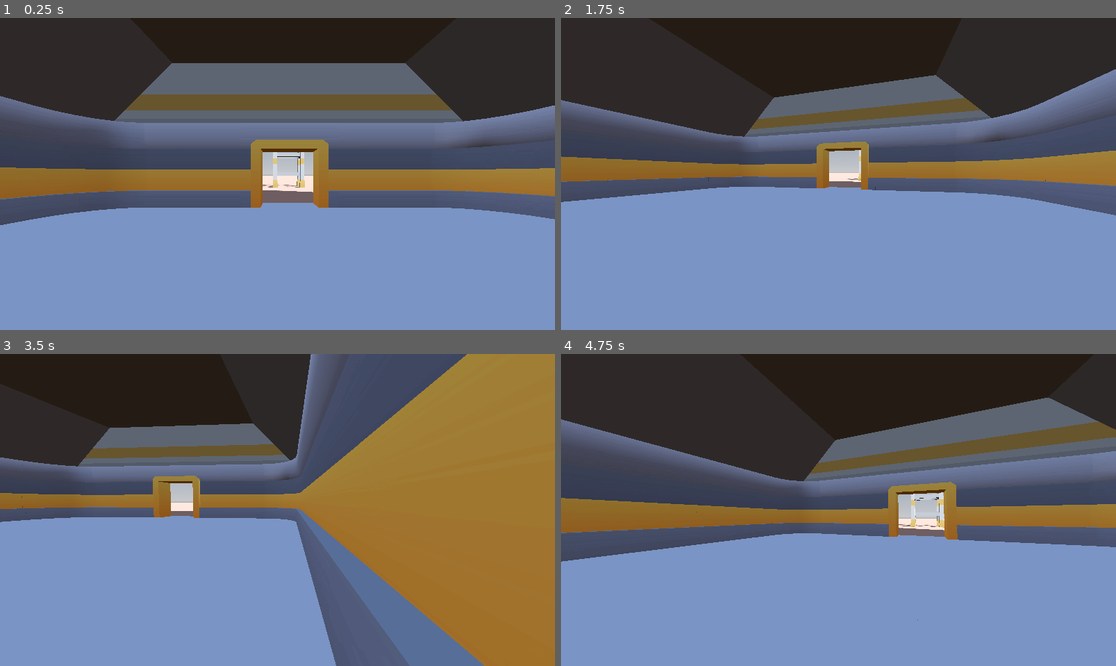
Above: before the commit, frames 1-4 (two rows, left to right).
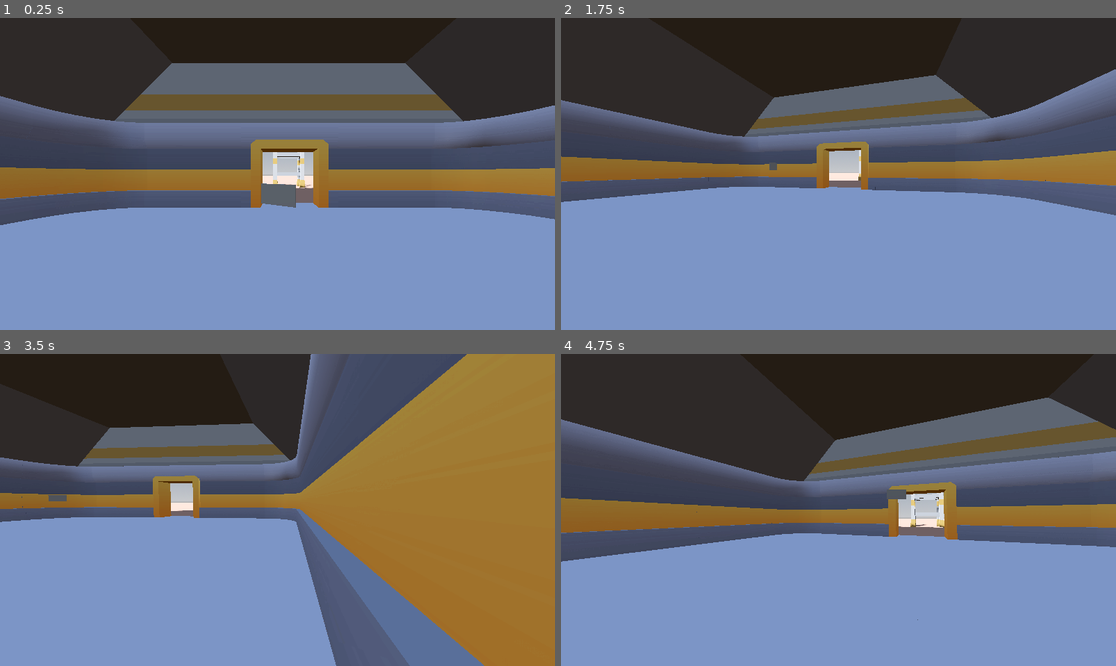
Above: after the commit, the same moments.

Repository: jnguyen2207/MeepmorpsJourney
Game: Godot game, scene res://game.tscn
The game is run twice, just before and just after one commit, with the same random seed, the same clock (stepped at 60 frames per second) and the same inputs.
Inputs (mouse positions are in pixels of both pictures, inside the frame that each line leads up to):
- Up to frame 1 (0.25 s): no input
- Up to frame 2 (1.75 s): move the mouse to (866, 174) at 0.52 s; hold Right (ui_right) 0.53-1.28 s; hold Shift (sprint) 0.53-1.28 s; move the mouse to (810, 174) at 1.27 s; hold Left (ui_left) from 1.28 s (still down); tap Shift (sprint) at 1.35 s
- Up to frame 3 (3.5 s): move the mouse to (288, 503) at 2.02 s; release Left (ui_left) at 2.03 s; hold Shift (sprint) 2.03-2.78 s; hold Right (ui_right) from 2.03 s (still down); move the mouse to (271, 516) at 2.77 s; tap Shift (sprint) at 2.85 s
- Up to frame 4 (4.75 s): move the mouse to (877, 513) at 3.52 s; release Right (ui_right) at 3.53 s; hold Shift (sprint) 3.53-4.28 s; hold Left (ui_left) from 3.53 s (still down); move the mouse to (794, 506) at 4.27 s; tap Shift (sprint) at 4.35 s

The runs differ from the first frame. In frame 1, 0.3% of the frame differs, in the area x 47-57%, y 42-61%; in frame 2, less than 0.1%; in frame 3, less than 0.1%; in frame 4, 0.2%.

Commit message:
21/08/24

Diff:
--- /dev/null
+++ b/Global Scripts n Scenes/audioManager.gd
@@ -0,0 +1,34 @@
+extends Node
+
+var num_players = 8
+var bus = "master"
+
+var available = []  # The available players.
+var queue = []  # The queue of sounds to play.
+
+
+func _ready():
+	# Create the pool of AudioStreamPlayer nodes.
+	for i in num_players:
+		var player = AudioStreamPlayer.new()
+		add_child(player)
+		available.append(player)
+		player.finished.connect(_on_stream_finished.bind(player))
+		player.bus = bus
+
+
+func _on_stream_finished(stream):
+	# When finished playing a stream, make the player available again.
+	available.append(stream)
+
+
+func play(sound_path):
+	queue.append(sound_path)
+
+
+func _process(delta):
+	# Play a queued sound if any players are available.
+	if not queue.is_empty() and not available.is_empty():
+		available[0].stream = load(queue.pop_front())
+		available[0].play()
+		available.pop_front()
--- /dev/null
+++ b/Global Scripts n Scenes/audioManager.tscn
@@ -0,0 +1,6 @@
+[gd_scene load_steps=2 format=3 uid="uid://csaudwlttelua"]
+
+[ext_resource type="Script" path="res://Global Scripts n Scenes/audioManager.gd" id="1_rbv11"]
+
+[node name="audiomanager" type="Node"]
+script = ExtResource("1_rbv11")
--- /dev/null
+++ b/Global Scripts n Scenes/keycardchecker.gd
@@ -0,0 +1,3 @@
+extends Node
+
+var keycard_picked_up = false
--- /dev/null
+++ b/Global Scripts n Scenes/keycardchecker.tscn
@@ -0,0 +1,6 @@
+[gd_scene load_steps=2 format=3 uid="uid://duf1ulp2trpw4"]
+
+[ext_resource type="Script" path="res://Global Scripts n Scenes/keycardchecker.gd" id="1_w5uml"]
+
+[node name="keycardchecker" type="Node"]
+script = ExtResource("1_w5uml")
--- a/game.tscn
+++ b/game.tscn
@@ -1,6 +1,6 @@
 [gd_scene load_steps=20 format=3 uid="uid://c10ln654qai8y"]
 
-[ext_resource type="Script" path="res://player.gd" id="1_gmsjb"]
+[ext_resource type="Script" path="res://scripts/player.gd" id="1_gmsjb"]
 [ext_resource type="PackedScene" uid="uid://d0d6tybvjgypp" path="res://models used/terrain.tscn" id="2_mfq1y"]
 [ext_resource type="PackedScene" uid="uid://dhx8dkxxgogay" path="res://models used/rock_crystals_large_b.tscn" id="3_m4k31"]
 [ext_resource type="PackedScene" uid="uid://dxhxe8kemb0ok" path="res://models used/alien.tscn" id="4_wtfka"]
@@ -12,6 +12,7 @@
 [ext_resource type="PackedScene" uid="uid://o5ok5yfg0e4k" path="res://models used/wall_door_wide_banner_2.tscn" id="10_gniao"]
 [ext_resource type="PackedScene" uid="uid://df605kbn3wdud" path="res://models used/corridor_roof_2.tscn" id="11_5a28u"]
 [ext_resource type="PackedScene" uid="uid://bv4egda6y13ie" path="res://models used/corridor_wall_2.tscn" id="12_0aery"]
+[ext_resource type="PackedScene" uid="uid://cmpusgs6psw8k" path="res://models used/key.tscn" id="14_7qf4f"]
 [ext_resource type="PackedScene" uid="uid://b804wdhubim6h" path="res://models used/supports_high_2.tscn" id="14_e5tkb"]
 
 [sub_resource type="ProceduralSkyMaterial" id="ProceduralSkyMaterial_gtab6"]
@@ -32,15 +33,13 @@
 [sub_resource type="ConvexPolygonShape3D" id="ConvexPolygonShape3D_xqvyt"]
 points = PackedVector3Array(-0.125207, -0.532801, -0.480507, 0.0227831, 0.47607, 0.498884, 0.169713, 0.559144, 0.464172 …(924 unchanged characters)…
 
-[sub_resource type="CapsuleShape3D" id="CapsuleShape3D_7nn1i"]
-
 [node name="game" type="Node3D"]
 
 [node name="WorldEnvironment" type="WorldEnvironment" parent="."]
 environment = SubResource("Environment_u4xrp")
 
 [node name="DirectionalLight3D" type="DirectionalLight3D" parent="."]
-transform = Transform3D(0.710834, -0.419524, 0.564548, -0.0173374, 0.79195, 0.61034, -0.703146, -0.443639, 0.555671, 24.8149, 22.94, 25.0352)
+transform = Transform3D(0.943014, 0.215829, -0.253263, -0.0173374, 0.79195, 0.61034, 0.332301, -0.571168, 0.750562, -7.77796, 22.94, 25.0352)
 shadow_enabled = true
 
 [node name="player" type="CharacterBody3D" parent="."]
@@ -63,12 +62,6 @@
 current = true
 fov = 92.5
 
-[node name="Area3D" type="Area3D" parent="player"]
-
-[node name="CollisionShape3D" type="CollisionShape3D" parent="player/Area3D"]
-transform = Transform3D(1.65204, 0, 0, 0, 1, 0, 0, 0, 1.35061, 0, 1.04066, 0)
-shape = SubResource("CapsuleShape3D_7nn1i")
-
 [node name="enviroment" type="Node3D" parent="."]
 
 [node name="terrain2" parent="enviroment" instance=ExtResource("2_mfq1y")]
@@ -205,3 +198,6 @@
 
 [node name="wall-door-wide-banner2" parent="enviroment" instance=ExtResource("10_gniao")]
 transform = Transform3D(1, 0, 0, 0, 1, 0, 0, 0, 1, -8.5, 0, 20.655)
+
+[node name="key" parent="." instance=ExtResource("14_7qf4f")]
+transform = Transform3D(2.341, 0, 0, 0, 2.341, 0, 0, 0, 2.341, -9, 1.40259, 27)
--- /dev/null
+++ b/models used/key.gd
@@ -0,0 +1,39 @@
+extends Area3D
+
+# Signal to notify when the keycard is picked up
+signal picked_up
+
+# Variables to control the bobbing motion
+var bobbing_speed = 3.5
+var bobbing_height = 0.25
+var initial_position
+
+# Rotation speed
+var rotation_speed = Vector3(0, 10, 0)  # Rotating around the Y-axis
+
+func _ready():
+	initial_position = global_transform.origin
+	if Global.keycard_picked_up:
+		queue_free()  # The keycard was already picked up, so remove it
+
+func _process(delta):
+	# Rotate and bob the keycard
+	rotate_object_local(Vector3(0, 1, 0), rotation_speed.y * delta)
+	var new_y = initial_position.y + sin(Time.get_ticks_msec() / 1000.0 * bobbing_speed) * bobbing_height
+	global_transform.origin.y = new_y
+
+func _on_body_entered(body):
+	if body.name == "player":
+		#Plays sound fx
+		AudioManager.play("res://soundfx/click.mp3")
+
+		#Tells the game that the kaycard has been picked up
+		Global.keycard_picked_up = true
+
+		#emit signal and removes the original keycard
+		emit_signal("picked_up")
+		get_parent().queue_free()
+
+
+func _on_picked_up():
+	pass # Replace with function body.
--- /dev/null
+++ b/models used/key.tscn
@@ -0,0 +1,24 @@
+[gd_scene load_steps=5 format=3 uid="uid://cmpusgs6psw8k"]
+
+[ext_resource type="Script" path="res://models used/key.gd" id="1_8kprv"]
+[ext_resource type="AudioStream" uid="uid://comhkasqc0dsb" path="res://soundfx/click.mp3" id="2_5kroq"]
+
+[sub_resource type="BoxMesh" id="BoxMesh_agklc"]
+
+[sub_resource type="SphereShape3D" id="SphereShape3D_3pr5d"]
+
+[node name="keycard" type="Area3D"]
+script = ExtResource("1_8kprv")
+
+[node name="MeshInstance3D" type="MeshInstance3D" parent="."]
+transform = Transform3D(0.19376, 0, 0, 0, 0.0957652, 0, 0, 0, 0.00823262, 0, 0, 0)
+mesh = SubResource("BoxMesh_agklc")
+
+[node name="CollisionShape3D" type="CollisionShape3D" parent="."]
+transform = Transform3D(0.234513, 0, 0, 0, 0.234513, 0, 0, 0, 0.234513, 0, 0, 0)
+shape = SubResource("SphereShape3D_3pr5d")
+
+[node name="AudioStreamPlayer3D" type="AudioStreamPlayer3D" parent="."]
+stream = ExtResource("2_5kroq")
+
+[connection signal="body_entered" from="." to="." method="_on_body_entered"]
--- a/models used/keycard.tscn
+++ b/models used/keycard.tscn
@@ -1,12 +1,12 @@
 [gd_scene load_steps=4 format=3 uid="uid://cxwsc3fyab44c"]
 
-[ext_resource type="PackedScene" uid="uid://6ed5rtsckaix" path="res://keycard.fbx" id="1_gunws"]
-[ext_resource type="Script" path="res://keycard.gd" id="2_inxil"]
+[ext_resource type="PackedScene" uid="uid://6ed5rtsckaix" path="res://blendermodels/keycard.fbx" id="1_gunws"]
+[ext_resource type="Script" path="res://scripts/keycard.gd" id="2_1rxbu"]
 
 [sub_resource type="SphereShape3D" id="SphereShape3D_7qc87"]
 
 [node name="Root Scene" instance=ExtResource("1_gunws")]
-script = ExtResource("2_inxil")
+script = ExtResource("2_1rxbu")
 
 [node name="Cube" parent="RootNode" index="0"]
 transform = Transform3D(4.68253, 0, 0, 0, -6.28618e-06, 32.1466, 0, -52.7323, -3.83217e-06, 0, 0, 0)
--- a/project.godot
+++ b/project.godot
@@ -14,6 +14,11 @@
 run/main_scene="res://game.tscn"
 config/features=PackedStringArray("4.2", "Forward Plus")
 config/icon="res://icon.svg"
+
+[autoload]
+
+Global="*res://Global Scripts n Scenes/keycardchecker.gd"
+AudioManager="*res://Global Scripts n Scenes/audioManager.gd"
 
 [display]
 
Binary file added: blendermodels/keycard-33d9f0167cd2ed54dbec40677afb311e_96p0U7S4.png
Not shown, added: blendermodels/keycard-33d9f0167cd2ed54dbec40677afb311e_96p0U7S4.png.import
Binary file added: blendermodels/keycard-33d9f0167cd2ed54dbec40677afb311e_keycard.png
Not shown, added: blendermodels/keycard-33d9f0167cd2ed54dbec40677afb311e_keycard.png.import
Binary file added: blendermodels/keycard.fbm/96p0U7S4.png
Not shown, added: blendermodels/keycard.fbm/96p0U7S4.png.import
Binary file added: blendermodels/keycard.fbm/keycard.png
Not shown, added: blendermodels/keycard.fbm/keycard.png.import
Renamed: keycard.fbx -> blendermodels/keycard.fbx
Not shown, changed: blendermodels/keycard.fbx.import
Renamed: keycard.gd -> scripts/keycard.gd
Renamed: player.gd -> scripts/player.gd
(and 2 more such lines)
